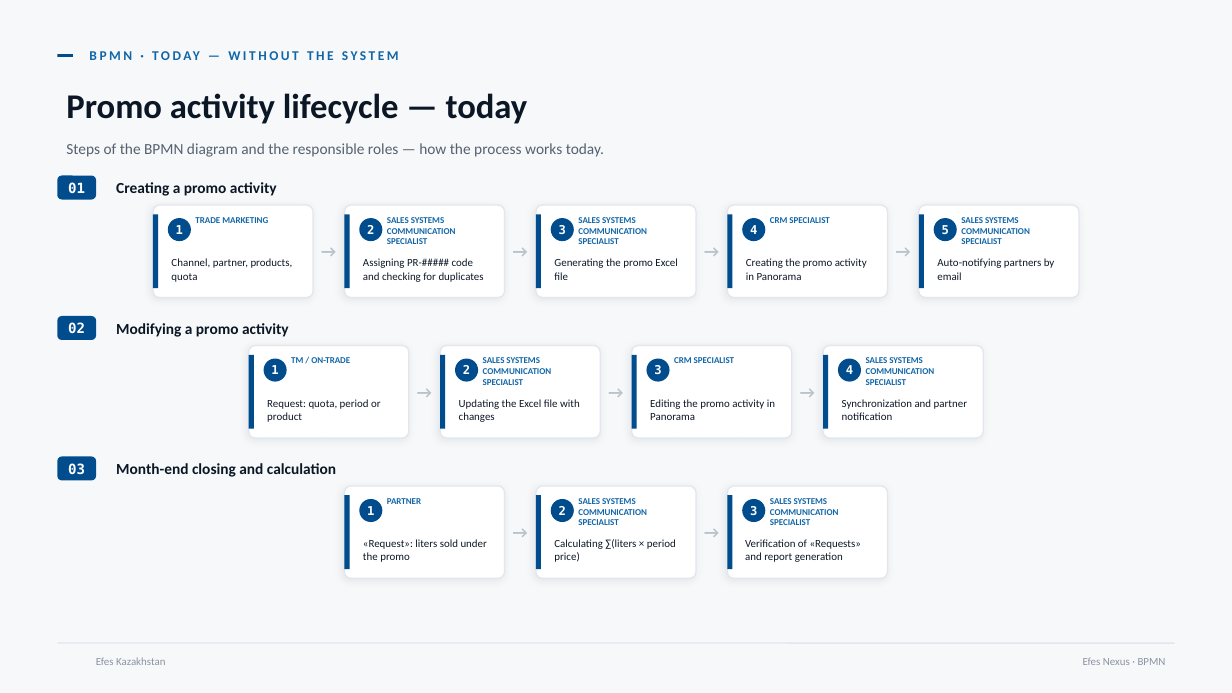
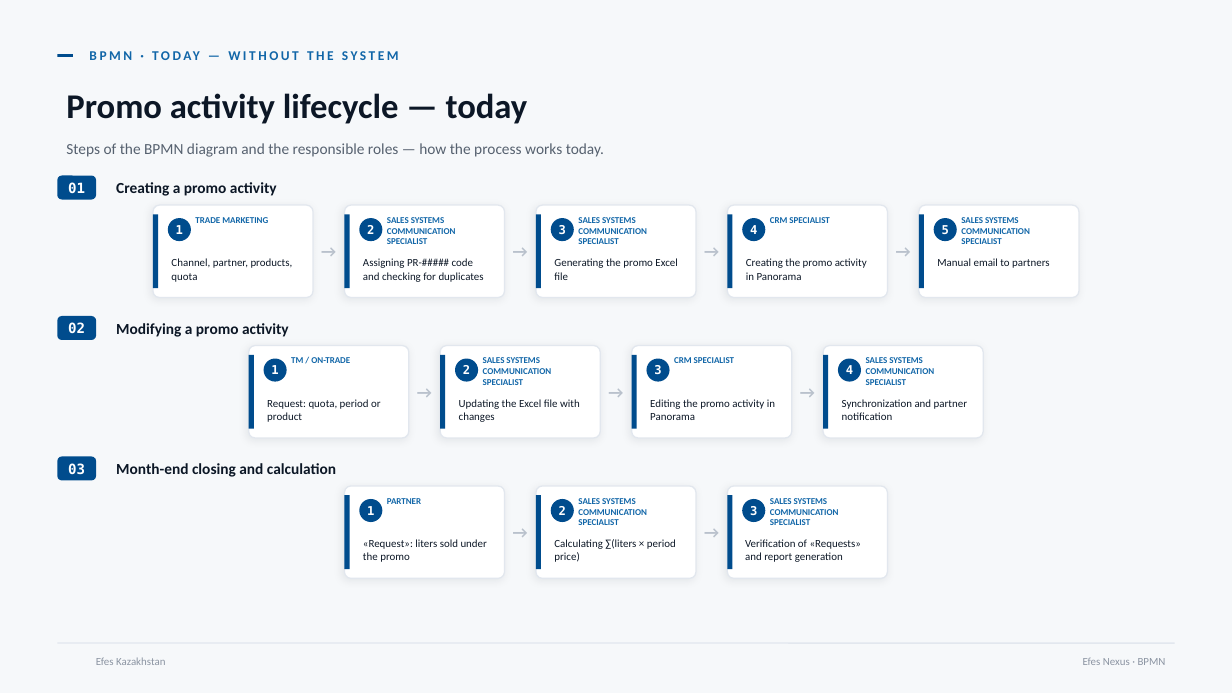
Before and after one commit to aseksenali/efes-project, a slide deck: slide 2 of deck/Efes_Nexus_EN.pptx. Drawn at 1232x693 pixels with LibreOffice and Linux fonts; fonts in the diff are those of the drawing; background and template pictures are left out. Boxes give left, top, right and bottom in pixels: in the first picture for what was removed or moved away, otherwise in the second. Text is boxed around its words. In the diff, an @@ line names an element or a change of style, - is before the commit and + after.

```diff
--- a/deck/Efes_Nexus_EN.pptx
+++ b/deck/Efes_Nexus_EN.pptx
@@ text at [937, 258, 1049, 268]: text changed @@
-Auto-notifying partners by email
+Manual email to partners
```
Also in this commit, not shown: 1 other slide changed, 2 slides added, 2 other files.
